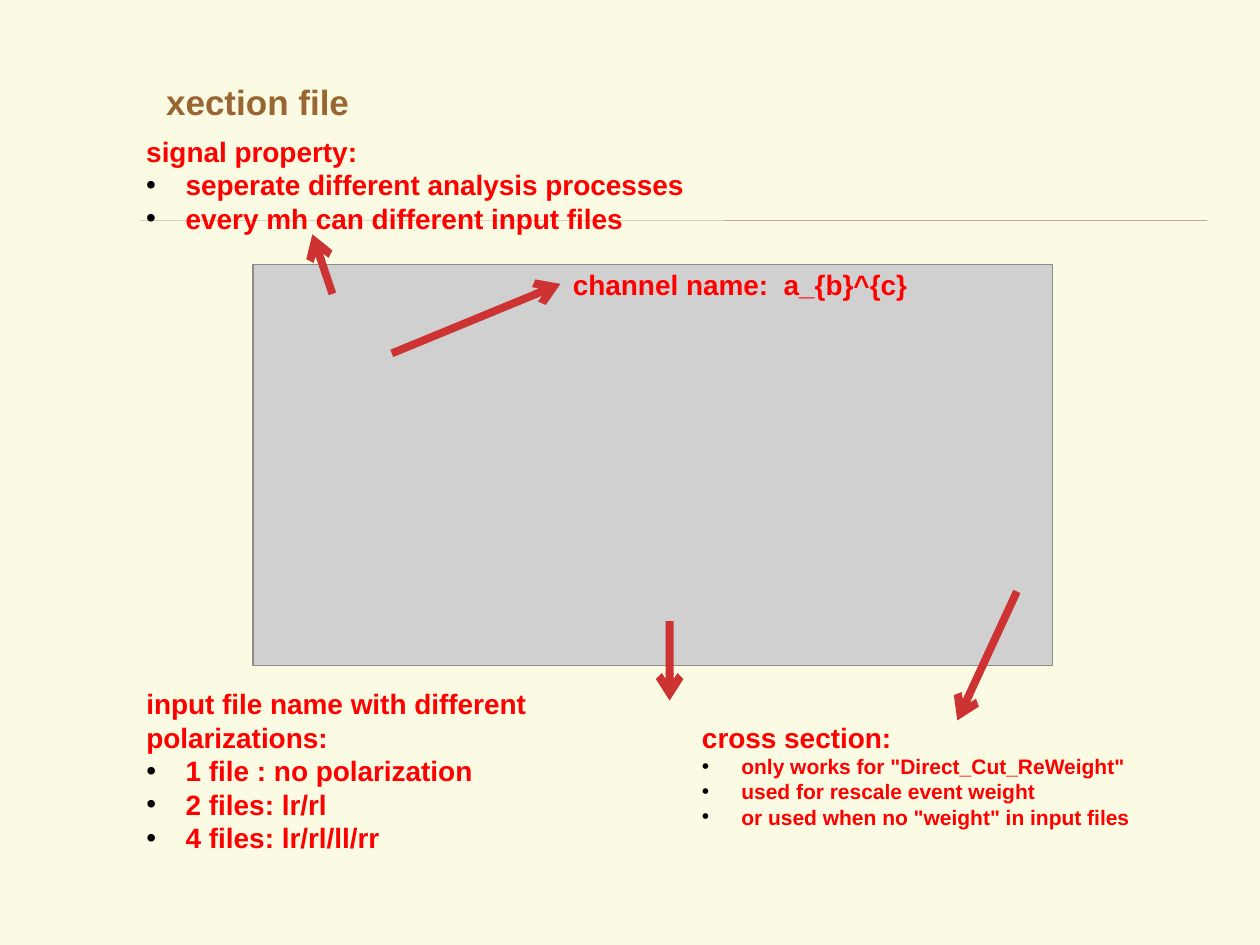
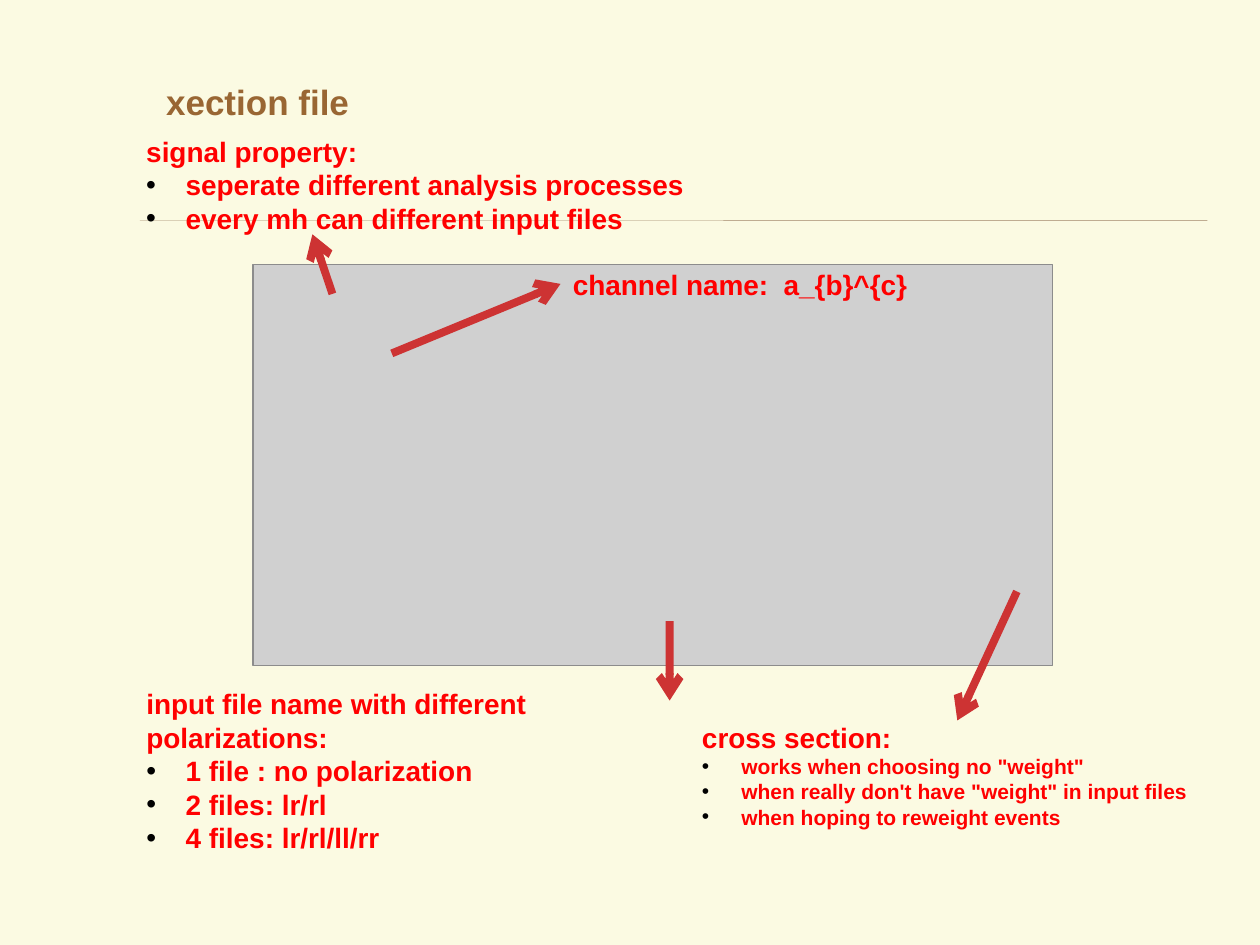
Before and after one commit to YancyW/BASDA, a slide deck: slide 26 of doc/BASDA_Introduction.pptx (slide 15 before the commit). Drawn at 1260x945 pixels with LibreOffice and Linux fonts; fonts in the diff are those of the drawing; grey boxes stand for pictures; background and template pictures are left out. Boxes give left, top, right and bottom in pixels: in the first picture for what was removed or moved away, otherwise in the second. Text is boxed around its words. In the diff, an @@ line names an element or a change of style, - is before the commit and + after.

```diff
--- a/doc/BASDA_Introduction.pptx
+++ b/doc/BASDA_Introduction.pptx
@@ text at [741,758,1187,829]: text changed @@
-• only works for "Direct_Cut_ReWeight"
-• used for rescale event weight
-• or used when no "weight" in input files
+• works when choosing no "weight"
+• when really don't have "weight" in input files
+• when hoping to reweight events
```
Also in this commit, not shown: 6 other slides changed, 9 slides added, 1 slide removed, 28 other files.
